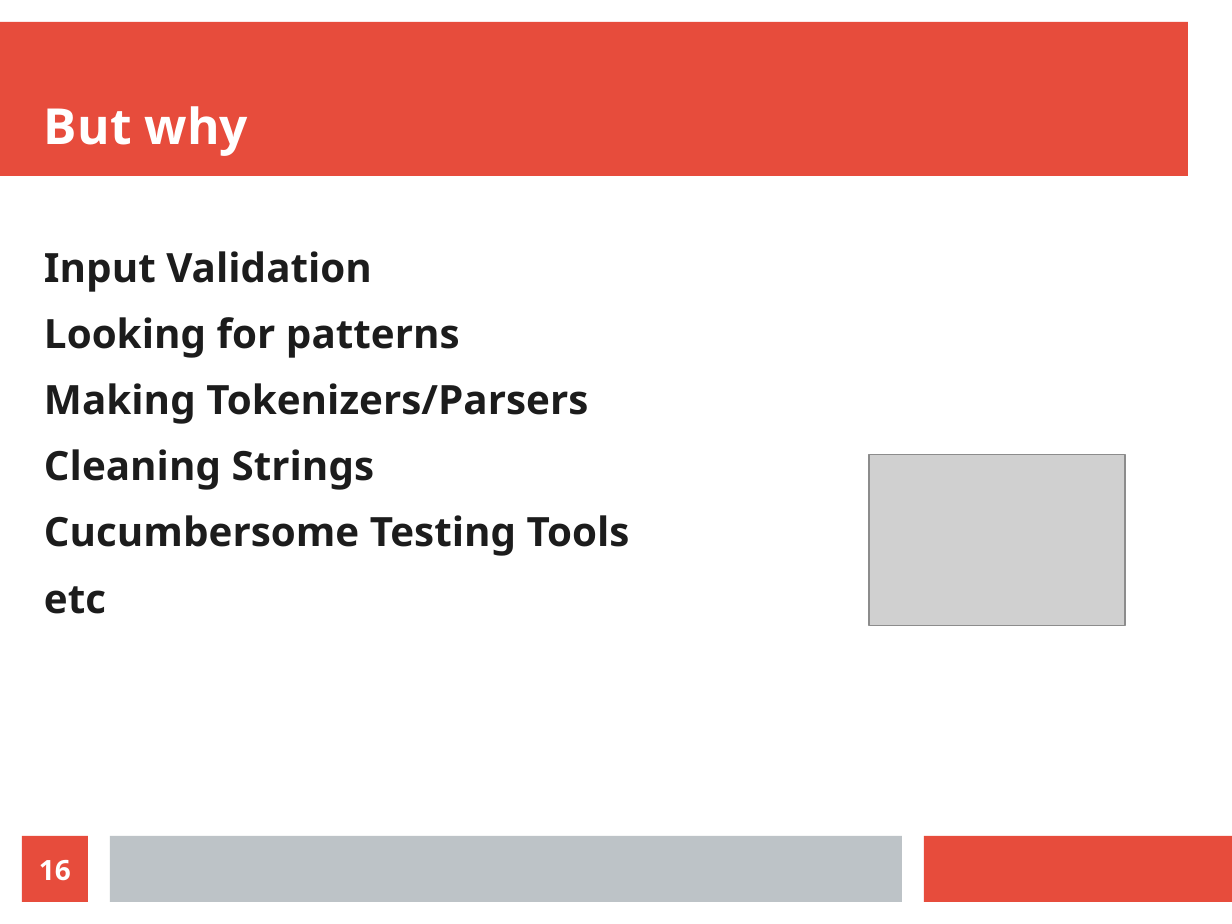
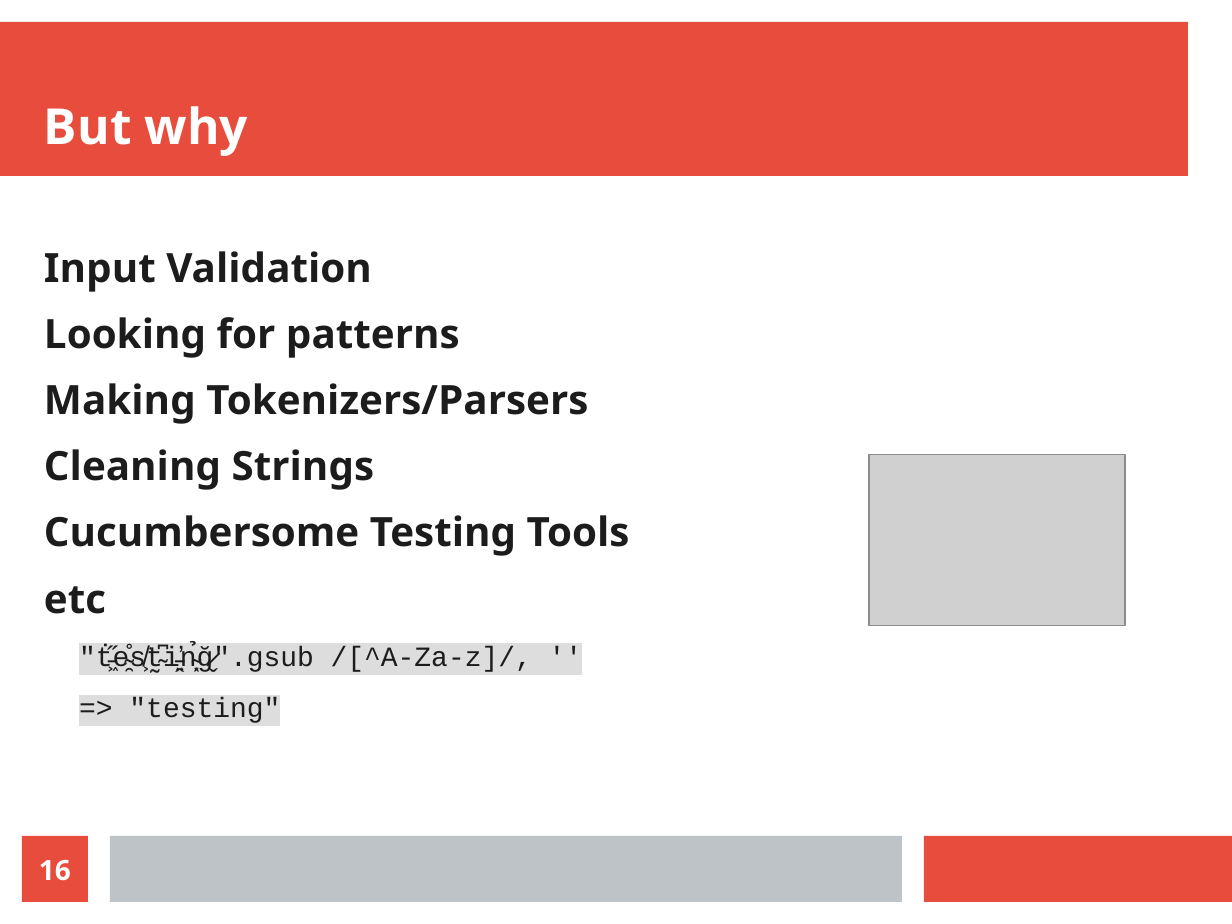
Before and after one commit to callahat/slides, a slide deck: slide 16 of 2024/crb/regexp.odp. Drawn at 1232x924 pixels with LibreOffice and Linux fonts; fonts in the diff are those of the drawing; grey boxes stand for pictures. Boxes give left, top, right and bottom in pixels: in the first picture for what was removed or moved away, otherwise in the second. Text is boxed around its words. In the diff, an @@ line names an element or a change of style, - is before the commit and + after.

```diff
--- a/2024/crb/regexp.odp
+++ b/2024/crb/regexp.odp
@@ text at bbox=[79, 647, 532, 723]: paragraphs added @@
+  "ṫ̵͖̋e̴̯̊s̸͕͘t̴̰͆i̵̭͍̕n̴̗̖̉ğ̷̬".gsub /[^A-Za-z]/, ''
+  => "testing"
```
Also in this commit, not shown: 2 other slides changed, 1 other file.
